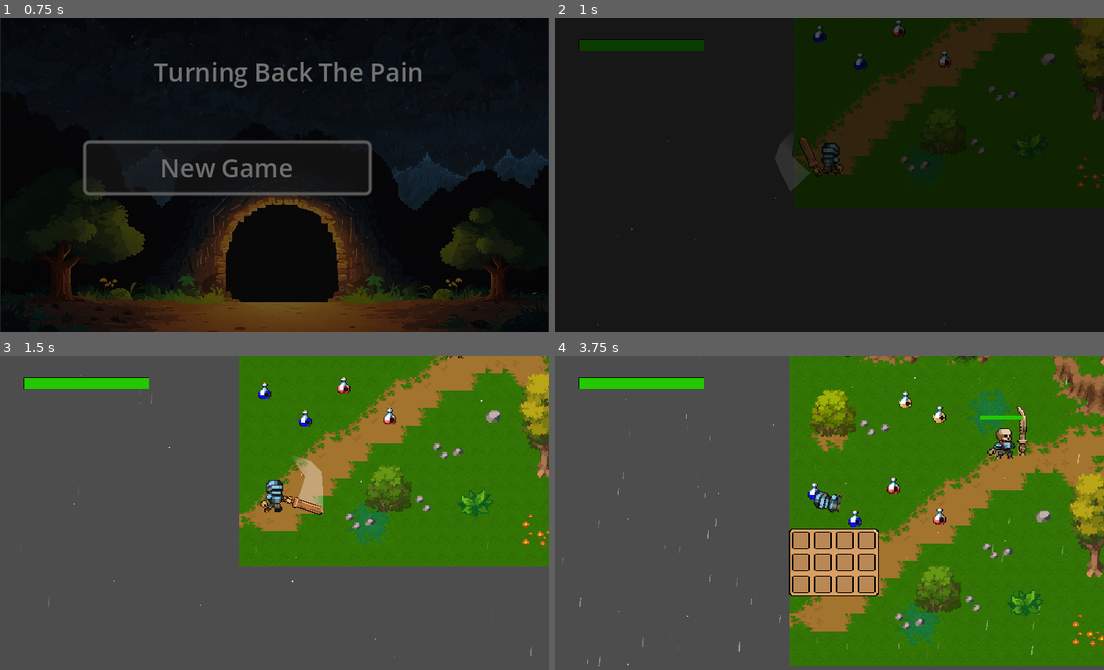
Above: before the commit, frames 1-4 (two rows, left to right).
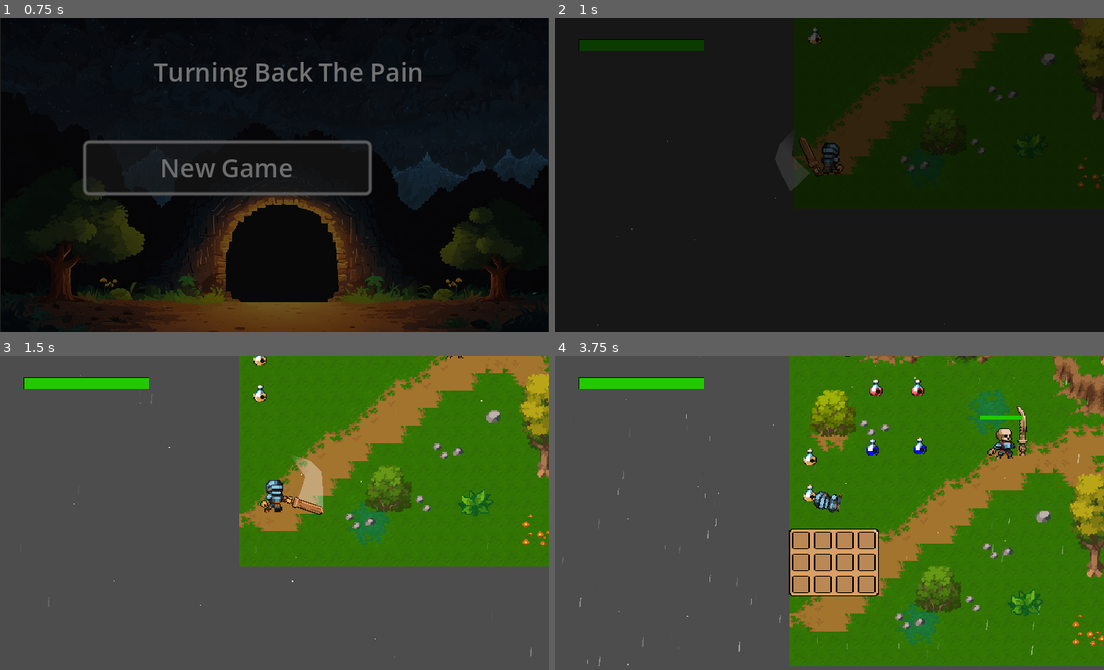
Above: after the commit, the same moments.

Repository: victordev018/Turning-Back-the-Pain
Game: Godot game, scene res://scenes/title_screen.tscn
The game is run twice, just before and just after one commit, with the same random seed, the same clock (stepped at 60 frames per second) and the same inputs.
Inputs (mouse positions are in pixels of both pictures, inside the frame that each line leads up to):
- Up to frame 1 (0.75 s): click "New Game" at 0.5 s
- Up to frame 2 (1 s): no input
- Up to frame 3 (1.5 s): tap Enter (ui_accept) at 1.25 s; move the mouse to (395, 497) at 1.27 s; hold W (move_up) from 1.28 s (still down); click (395, 497) at 1.35 s
- Up to frame 4 (3.75 s): tap Enter (ui_accept) at 1.52, 2.27 s; move the mouse to (719, 528) at 2.02 s; release W (move_up) at 2.03 s; hold S (move_down) 2.03-2.78 s; tap Tab (inv) at 2.1 s; move the mouse to (884, 443) at 2.77 s; hold W (move_up) from 2.78 s (still down); tap D (move_rigth) at 2.85 s; move the mouse to (802, 575) at 3.52 s; right-click (802, 575) at 3.6 s

Frame 1 is identical in both runs. In frame 2, 0.4% of the frame differs, in the area x 46-73%, y 0-17%; in frame 3, 0.5%; in frame 4, 1.0%, in the area x 45-72%, y 7-55%.

Commit message:
feat: Added force potion

Diff:
--- a/Inventory/Items/redPotion.tres
+++ b/Inventory/Items/redPotion.tres
@@ -5,5 +5,5 @@
 
 [resource]
 script = ExtResource("1_5310w")
-name = "potionForce"
+name = "potionCure"
 texture = ExtResource("2_sdy6w")
--- a/Inventory/Scripts/itemManager.gd
+++ b/Inventory/Scripts/itemManager.gd
@@ -42,7 +42,12 @@
 	return true;
 
 ## Função para aumentar dano da espada:
-
+func usePotionForce() -> bool:
+	if Global.playerNode.damageBuff:
+		print("Spada já esta com força aumentada!")
+		return false;
+	Global.playerNode.damageBuff = true;
+	return true;
 
 ## função acionada quando consome uma maçã.
 func useApple() -> bool:
--- a/scenes/world_1.tscn
+++ b/scenes/world_1.tscn
@@ -57,28 +57,28 @@
 
 [node name="ItemsCollectibles" type="Node" parent="."]
 
-[node name="ItemArea5" parent="ItemsCollectibles" instance=ExtResource("8_kab02")]
-position = Vector2(138, 364)
+[node name="potionCure1" parent="ItemsCollectibles" instance=ExtResource("8_kab02")]
+position = Vector2(80, 340)
+item = ExtResource("9_nf26r")
+
+[node name="potionCure2" parent="ItemsCollectibles" instance=ExtResource("8_kab02")]
+position = Vector2(118, 340)
+item = ExtResource("9_nf26r")
+
+[node name="potonVelocity1" parent="ItemsCollectibles" instance=ExtResource("8_kab02")]
+position = Vector2(77, 394)
+item = ExtResource("11_v6y13")
+
+[node name="potonVelocity2" parent="ItemsCollectibles" instance=ExtResource("8_kab02")]
+position = Vector2(120, 393)
+item = ExtResource("11_v6y13")
+
+[node name="potionForce1" parent="ItemsCollectibles" instance=ExtResource("8_kab02")]
+position = Vector2(20, 403)
 item = ExtResource("10_ht2co")
 
-[node name="ItemArea2" parent="ItemsCollectibles" instance=ExtResource("8_kab02")]
-position = Vector2(96, 429)
-item = ExtResource("9_nf26r")
-
-[node name="ItemArea3" parent="ItemsCollectibles" instance=ExtResource("8_kab02")]
-position = Vector2(138, 457)
-item = ExtResource("9_nf26r")
-
-[node name="ItemArea7" parent="ItemsCollectibles" instance=ExtResource("8_kab02")]
-position = Vector2(61, 459)
-item = ExtResource("11_v6y13")
-
-[node name="ItemArea8" parent="ItemsCollectibles" instance=ExtResource("8_kab02")]
-position = Vector2(24, 434)
-item = ExtResource("11_v6y13")
-
-[node name="ItemArea4" parent="ItemsCollectibles" instance=ExtResource("8_kab02")]
-position = Vector2(107, 351)
+[node name="potionForce2" parent="ItemsCollectibles" instance=ExtResource("8_kab02")]
+position = Vector2(20, 436)
 item = ExtResource("10_ht2co")
 
 [node name="RainParticles" type="CPUParticles2D" parent="."]
--- a/scripts/EnemySkeleton.gd
+++ b/scripts/EnemySkeleton.gd
@@ -42,7 +42,7 @@
 
 
 func takeDamage(amount):
-	print("[PLAYER] - Dano recebido: %s." % [amount])
+	print("[ENEMY] - Dano recebido: %s." % [amount])
 	health -= amount;
 	healthBar.setHealth(health);
 	redAmount = 1.0;
--- a/scripts/player.gd
+++ b/scripts/player.gd
@@ -17,9 +17,11 @@
 var _direction : Vector2 = Vector2();
 ## Referência do nó da Espada
 @onready var mySword = get_node("SwordNode")
-## Direção do Player
-var damage: int = 1;
-var facing : int = 1
+## Ddamage do player.
+const BASE_DEMAGE: int = 1;
+var damage: int = BASE_DEMAGE;
+var damageBuff: bool = false;
+var facing : int = 1;
 var mpos: Vector2 = Vector2.ZERO
 var health = 6
 var knockbackVector = Vector2.ZERO;
@@ -90,7 +92,10 @@
 	velocity += knockbackVector
 
 func _process(delta):
+	## aumenta a velocidade de caso tenha usado a porção velocity
 	_move_speed = BASE_SPEED + 50 * int(speedBuff);
+	## altera a força do damage caso tenha usado a porção de força:
+	damage = BASE_DEMAGE + 1 * int(damageBuff);
 	Global.playerHealth = health
 	state_machine()
 	mpos = get_global_mouse_position();
